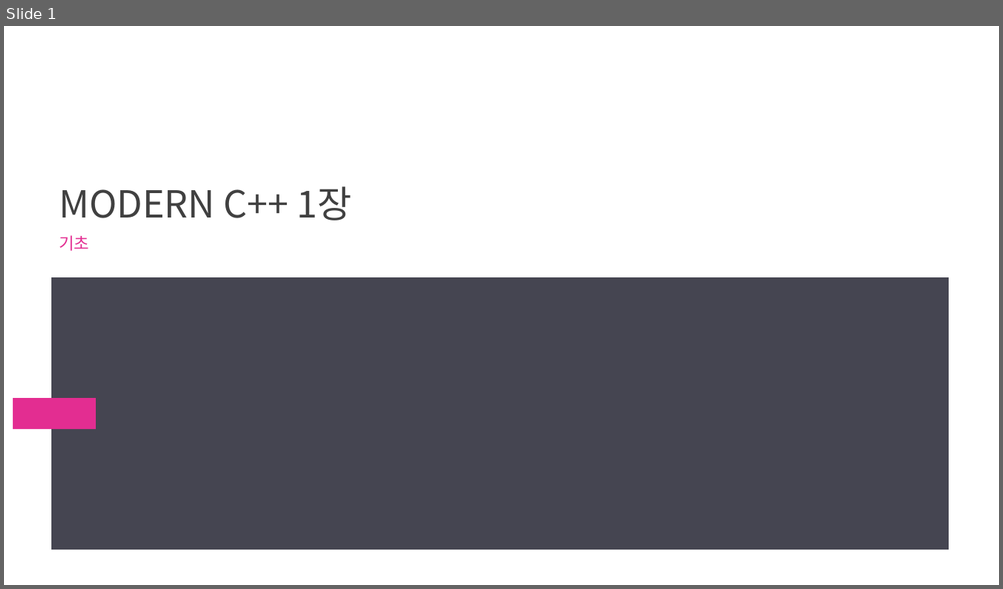
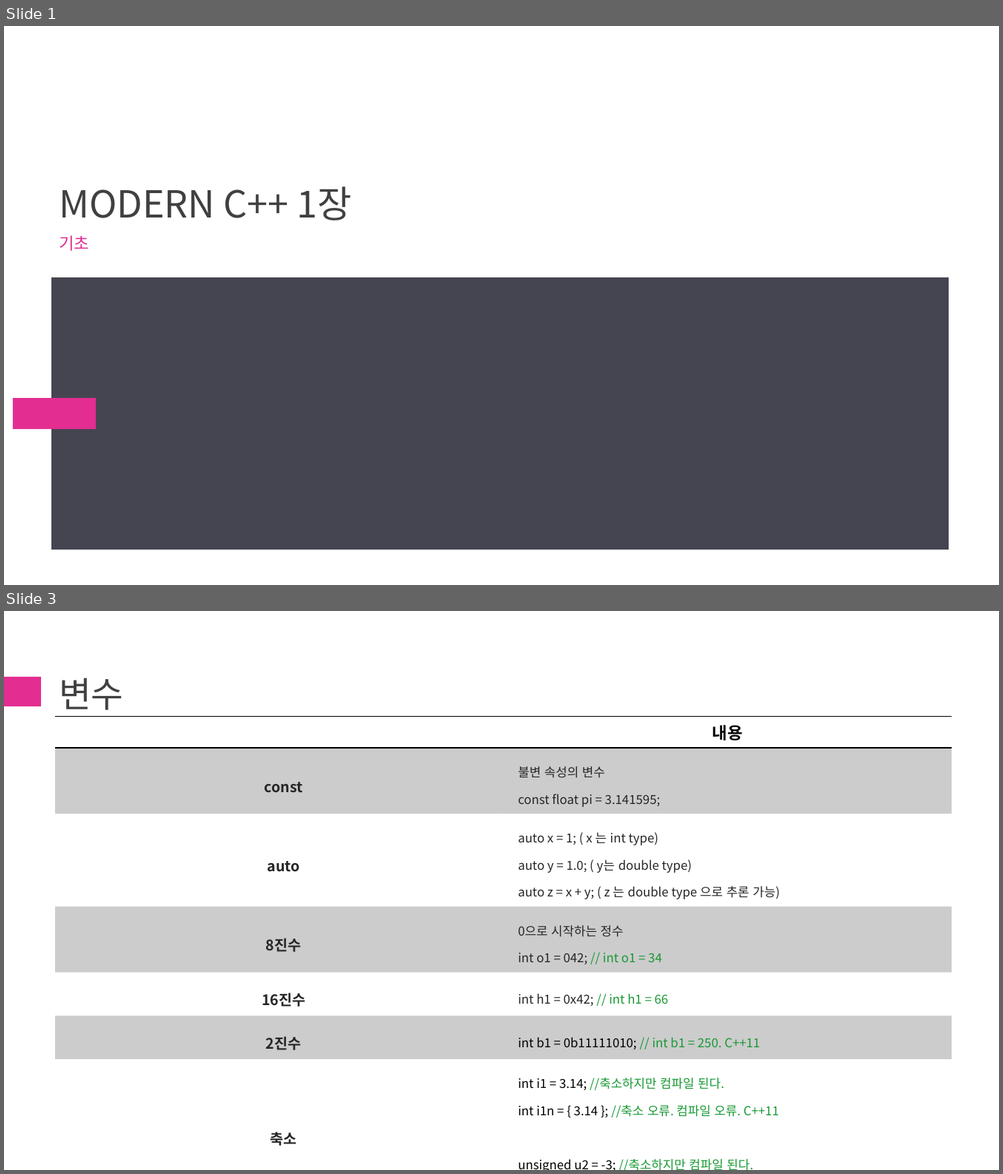
Before and after one commit to chaehanbyul/ModernCpp, a slide deck: 1st/[ModernCpp]1st.pptx. Shown one above the other, each under a label of ours: slide 1 before the commit, slides 1 and 3 after it; the slides between them are not shown. The pictures are 1003x589 and 1003x1174 pixels, drawn with LibreOffice and Linux fonts; fonts in the diff are those of the drawing. Boxes give left, top, right and bottom in pixels: in the first picture for what was removed or moved away, otherwise in the second. Text is boxed around its words. In the diff, an @@ line names an element or a change of style, - is before the commit and + after.

Commit message:
1장(기초) 변수, for, 예외처리

```diff
--- a/1st/[ModernCpp]1st.pptx
+++ b/1st/[ModernCpp]1st.pptx
@@ slide 3 added at bbox=[4, 611, 999, 1170], background #FFFFFF @@
@@ rectangle added at bbox=[4, 677, 41, 706], fill #E32D91 @@
@@ title added at bbox=[59, 678, 124, 710], 34 pt, text #404040 @@
+변수
@@ table added at bbox=[56, 717, 952, 1170], 7 rows, 2 columns @@
+ | 내용
+const | 불변 속성의 변수 / const float pi = 3.141595;
+auto | auto x = 1; ( x 는 int type) / auto y = 1.0; ( y는 double type) / auto z = x + y; ( z 는 double type 으로 추론 가능)
+8진수 | 0으로 시작하는 정수 int o1 = 042; // int o1 = 34
+16진수 | int h1 = 0x42; // int h1 = 66
+2진수 | int b1 = 0b11111010; // int b1 = 250. C++11
+축소 | int i1 = 3.14; //축소하지만 컴파일 된다. / int i1n = { 3.14 }; //축소 오류. 컴파일 오류. C++11 / unsigned u2 = -3; //축소하지만 컴파일 된다. / unsigned u2n = { -3 }; //축소 오류. 컴파일 오류. C++11
```
Also in this commit, not shown: 1 slide changed, 4 other slides added, 1 slide removed, 4 other files.
